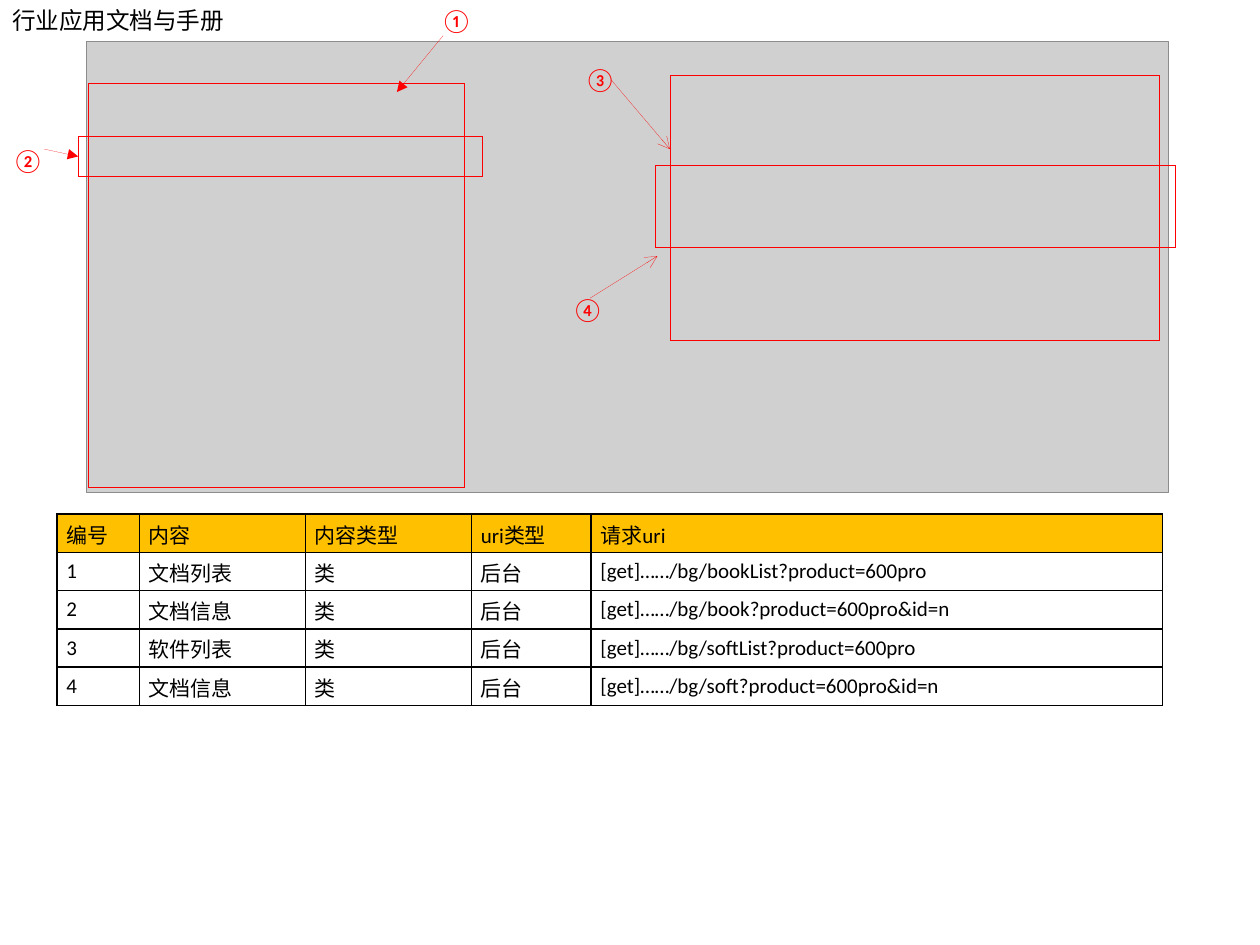
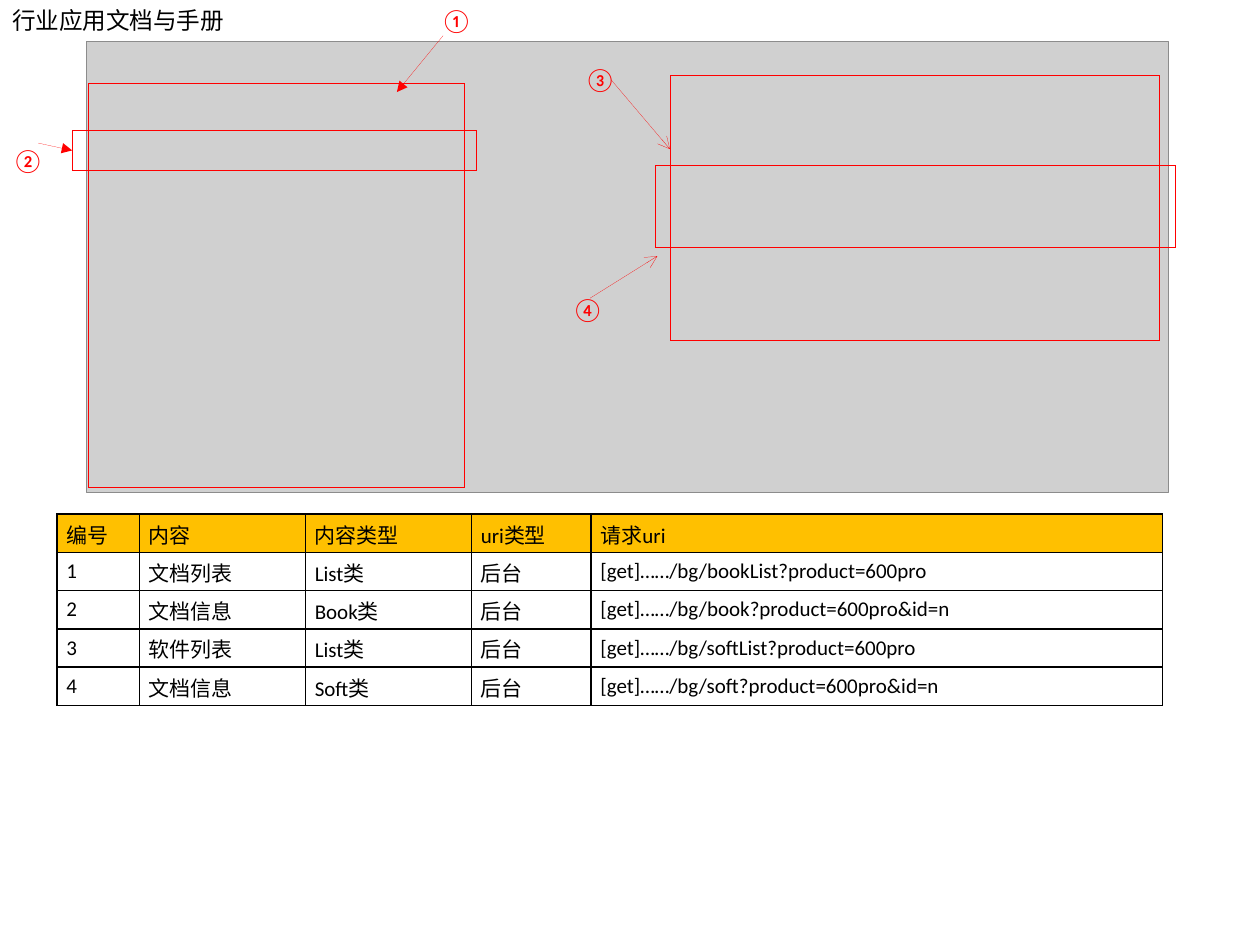
Before and after one commit to shining-force/My2019, a slide deck: slide 8 of MyCompany/资源汇总.pptx. Drawn at 1260x945 pixels with LibreOffice and Linux fonts; fonts in the diff are those of the drawing; grey boxes stand for pictures. Boxes give left, top, right and bottom in pixels: in the first picture for what was removed or moved away, otherwise in the second. Text is boxed around its words. In the diff, an @@ line names an element or a change of style, - is before the commit and + after.

```diff
--- a/MyCompany/资源汇总.pptx
+++ b/MyCompany/资源汇总.pptx
@@ arrow moved from (44, 149) - (78, 156) to (38, 144) - (72, 150) @@
@@ rectangle moved from (x1=78, y1=136, x2=483, y2=176) to (x1=72, y1=131, x2=476, y2=171) @@
@@ table at (x1=57, y1=514, x2=1163, y2=706) @@
-row 2, column 3: 类
+row 2, column 3: List类
-row 3, column 3: 类
+row 3, column 3: Book类
-row 4, column 3: 类
+row 4, column 3: List类
-row 5, column 3: 类
+row 5, column 3: Soft类
```
Also in this commit, not shown: 2 other slides changed, 4 slides added, 11 other files.
